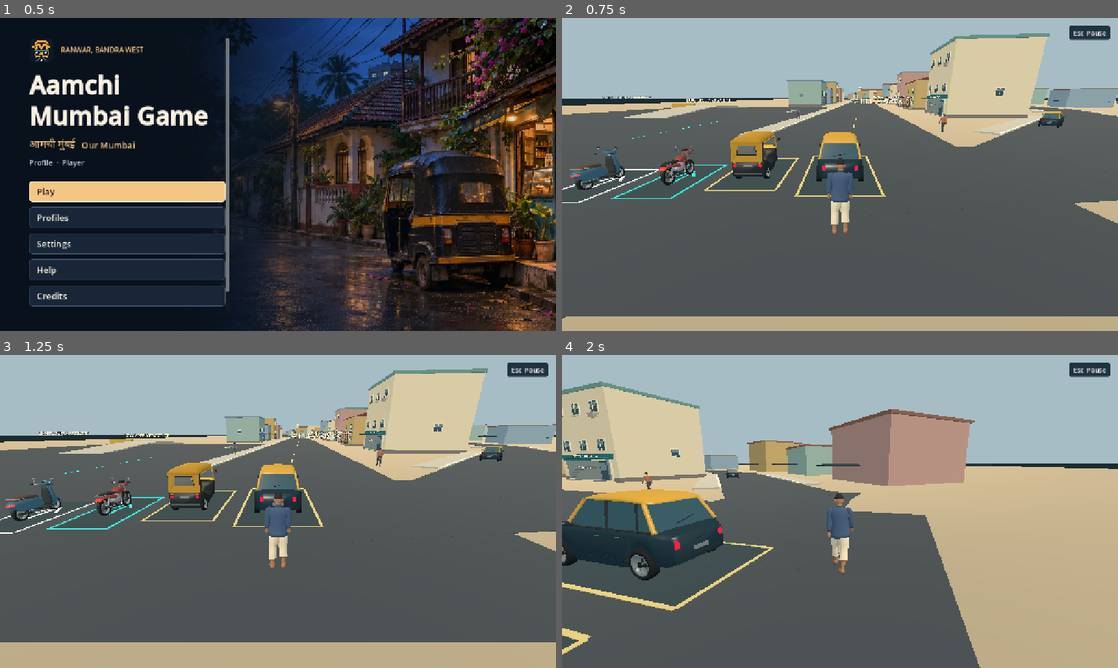
Above: before the commit, frames 1-4 (two rows, left to right).
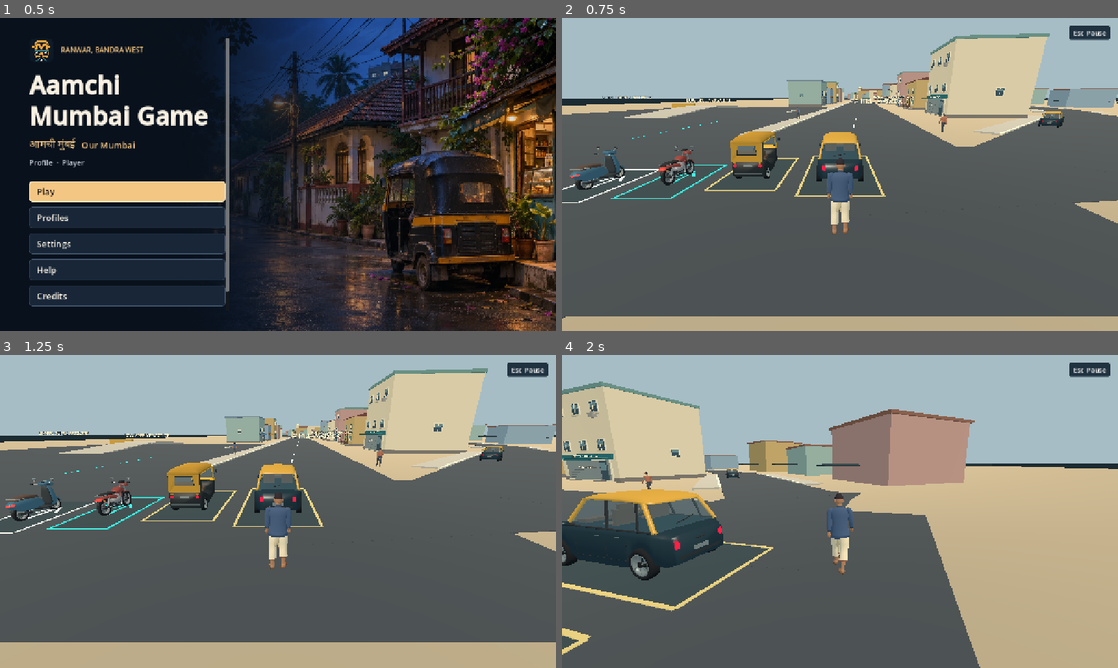
Above: after the commit, the same moments.

Repository: SutharLabs/Aamchi-Mumbai-Game
Game: Godot game, scene res://startup/startup.tscn
Same seed, same stepped clock (60 frames per second), same inputs: the game is played once before the commit and once after it.
Inputs (mouse positions are in pixels of both pictures, inside the frame that each line leads up to):
- Up to frame 1 (0.5 s): no input
- Up to frame 2 (0.75 s): click "Play" at 0.5 s
- Up to frame 3 (1.25 s): no input
- Up to frame 4 (2 s): tap Enter at 1.25 s; move the mouse to (867, 511) at 1.27 s; hold W (move_forward) from 1.28 s (still down); tap E (interact) at 1.35 s; click (867, 511) at 1.42 s

Frame 1 is identical in both runs. In frame 2, less than 0.1% of the frame differs, in the area x 46-90%, y 30-46%; in frame 3, 0.1%; in frame 4, 1.2%, in the area x 1-32%, y 36-55%.

Commit message:
Use Indian hatchback controls and document Ranwar map fidelity

Diff:
--- a/prototype/phase1.gd
+++ b/prototype/phase1.gd
@@ -265,8 +265,8 @@
 
 func _find_exit(vehicle: Vehicle) -> Vector3:
 	var space := get_world_3d().direct_space_state
-	for side in [-1.0, 1.0]:
-		var candidate := vehicle.global_position + vehicle.global_basis.x * (vehicle.exit_side_offset * float(side))
+	for side: float in [vehicle.preferred_exit_side, -vehicle.preferred_exit_side]:
+		var candidate := vehicle.global_position + vehicle.global_basis.x * (vehicle.exit_side_offset * side)
 		var ray := PhysicsRayQueryParameters3D.create(candidate + Vector3.UP * 1.1, candidate - Vector3.UP * 1.0, 1)
 		var ground := space.intersect_ray(ray)
 		if ground.is_empty():
--- a/prototype/tests/phase1_smoke.gd
+++ b/prototype/tests/phase1_smoke.gd
@@ -43,20 +43,23 @@
 	await _hold(&"move_back", 30)
 	_expect(game.car.position.z > stopped.z + 0.45, "car reverses after stopping")
 	await _hold(&"brake", 35)
+	var preferred_exit: Vector3 = game._find_exit(game.car)
+	var side_axis: Vector3 = game.car.global_basis.x
+	_expect(preferred_exit.is_finite() and (preferred_exit - game.car.position).dot(side_axis) > 1.0,
+		"car prefers the right driver side when clear")
 	var left := _block_exit(-1.0)
 	var right := _block_exit(1.0)
 	await _frames(3)
 	await _tap(&"interact")
 	_expect(game.driving, "occupied exit spaces keep the player in the car")
-	right.queue_free()
+	left.queue_free()
 	await _frames(3)
 	await _tap(&"interact")
 	_expect(not game.driving and game.player.visible and not game.car.driver_active, "exit transfers back to walking")
 	_expect(game.player.visual.animation_player.active and game.player.visual.animation_player.current_animation == &"idle", "exiting resumes on-foot idle")
 	var exit_delta: Vector3 = game.player.position - game.car.position
-	var side_axis: Vector3 = game.car.global_basis.x
-	_expect(exit_delta.dot(side_axis) > 1.0, "second-side exit succeeds when first side is blocked")
-	left.queue_free()
+	_expect(exit_delta.dot(side_axis) < -1.0, "car uses the left exit when the right side is blocked")
+	right.queue_free()
 	await _tap(&"recover")
 	_expect(not game.driving and absf(game.car.position.z) < 0.1 and absf(game.player.position.z - 5.0) < 0.1, "reset restores both actors")
 	_check_route_clearance()
--- a/prototype/vehicle/phase1_car.gd
+++ b/prototype/vehicle/phase1_car.gd
@@ -11,6 +11,7 @@
 	name = "Phase1Car"
 	vehicle_label = "Car"
 	exit_side_offset = 1.48
+	preferred_exit_side = 1.0
 	follow_distance = 6.9
 	_build_collision(Vector3(1.64, 0.92, 3.8), Vector3(0.0, -0.04, 0.0))
 	_build_bodywork()
@@ -22,9 +23,9 @@
 	paint.metallic = 0.12
 	var roof := _material(Color("cc9b3e"))
 	roof.roughness = 0.41
-	var glass := _material(Color("355460"))
+	var glass := _material(Color("63879745"))
 	glass.roughness = 0.22
-	glass.cull_mode = BaseMaterial3D.CULL_DISABLED
+	glass.transparency = BaseMaterial3D.TRANSPARENCY_ALPHA
 	var trim := _material(Color("23282c"))
 	var satin := _material(Color("7c888b"))
 	satin.metallic = 0.24
@@ -48,6 +49,7 @@
 		section_rings.append(_body_ring(z, width, rocker, shoulder))
 	BodyMesh.loft(self, "WheelArchedBody", section_rings, paint)
 	_build_cabin(roof, glass, trim)
+	_build_cabin_interior()
 	_build_fascias(trim, satin)
 	for side: float in [-1.0, 1.0]:
 		_build_door_details(side, paint, trim, satin)
@@ -73,8 +75,8 @@
 	var hatch_top := Vector3(0.609, 0.991, 1.230)
 	var left := Vector3(-1.0, 1.0, 1.0)
 	var panes: Array[PackedVector3Array] = [
-		PackedVector3Array([windscreen_low * left, windscreen_top * left, windscreen_top, windscreen_low]),
-		PackedVector3Array([hatch_low, hatch_top, hatch_top * left, hatch_low * left]),
+		PackedVector3Array([windscreen_low, windscreen_top, windscreen_top * left, windscreen_low * left]),
+		PackedVector3Array([hatch_low * left, hatch_top * left, hatch_top, hatch_low]),
 	]
 	for side: float in [-1.0, 1.0]:
 		var mirror := Vector3(side, 1.0, 1.0)
@@ -102,6 +104,36 @@
 	BodyMesh.bar(self, "RearWiper", Vector3(-0.23, 0.539, 1.527), Vector3(0.204, 0.627, 1.475), 0.010, trim)
 
 
+func _build_cabin_interior() -> void:
+	# Local +X is the driver's right when facing forward along -Z.
+	var surface := SurfaceTool.new()
+	surface.begin(Mesh.PRIMITIVE_TRIANGLES)
+	var block := BoxMesh.new()
+	block.size = Vector3(1.18, 0.15, 0.26)
+	surface.append_from(block, 0, Transform3D(Basis.IDENTITY, Vector3(0.0, 0.48, -0.75)))
+	for side: float in [-1.0, 1.0]:
+		var seat_x := side * 0.35
+		block.size = Vector3(0.43, 0.11, 0.42)
+		surface.append_from(block, 0, Transform3D(Basis.IDENTITY, Vector3(seat_x, 0.45, 0.08)))
+		block.size = Vector3(0.43, 0.38, 0.11)
+		surface.append_from(block, 0, Transform3D(Basis(Vector3.RIGHT, 0.13), Vector3(seat_x, 0.63, 0.25)))
+		block.size = Vector3(0.25, 0.12, 0.10)
+		surface.append_from(block, 0, Transform3D(Basis.IDENTITY, Vector3(seat_x, 0.86, 0.28)))
+
+	block.size = Vector3(0.08, 0.095, 0.13)
+	surface.append_from(block, 0, Transform3D(Basis.IDENTITY, Vector3(0.35, 0.585, -0.622)))
+	var wheel := TorusMesh.new()
+	wheel.inner_radius = 0.134
+	wheel.outer_radius = 0.170
+	wheel.rings = 12
+	wheel.ring_segments = 6
+	var steering_pose := Transform3D(Basis(Vector3.RIGHT, 1.25), Vector3(0.35, 0.64, -0.57))
+	surface.append_from(wheel, 0, steering_pose)
+	block.size = Vector3(0.28, 0.035, 0.032)
+	surface.append_from(block, 0, steering_pose)
+	BodyMesh.part(self, "RightHandDriveInterior", surface.commit(), _material(Color("514943")))
+
+
 func _roof_ring(z: float, half_width: float, bottom: float, crown: float) -> PackedVector3Array:
 	return PackedVector3Array([
 		Vector3(-half_width, bottom, z), Vector3(-half_width, lerpf(bottom, crown, 0.40), z),
--- a/prototype/vehicle/phase1_vehicle.gd
+++ b/prototype/vehicle/phase1_vehicle.gd
@@ -21,6 +21,7 @@
 var vehicle_label: String = "Vehicle"
 var is_two_wheeler: bool = false
 var exit_side_offset: float = 1.48
+var preferred_exit_side: float = -1.0
 var follow_distance: float = 6.9
 var steering_full_speed: float = 3.0
 var high_speed_steering_factor: float = 0.55
--- a/prototype/world/phase1_world.gd
+++ b/prototype/world/phase1_world.gd
@@ -100,7 +100,7 @@
 		"mint": Color("93aba0"), "rose": Color("b58e83"),
 		"blue": Color("879da9"), "gully": Color("6a9e98"),
 		"bay": Color("344247"), "bay_cyan": Color("32d7d2"),
-		"bay_white": Color("f1ede2")
+		"white_paint": Color("f1ede2")
 	}
 	for key: String in colors:
 		var material := StandardMaterial3D.new()
@@ -177,7 +177,7 @@
 			if width >= 10.0:
 				var distance := 5.0
 				while distance < length-4.0:
-					_strip("CenterDash",from+along*distance,from+along*minf(distance+3.0,length),0.14,0.008,0.024,"paint",false)
+					_strip("CenterDash",from+along*distance,from+along*minf(distance+3.0,length),0.14,0.008,0.024,"white_paint",false)
 					distance += 10.0
 		# Junction pads cover small polyline corner gaps without a navigation mesh.
 		for point: Vector3 in points:
@@ -343,7 +343,7 @@
 	_paint_vehicle_bay("CarBay",VEHICLE_START,2.8,5.4,"paint")
 	_paint_vehicle_bay("AutoBay",RICKSHAW_START,2.4,4.4,"paint")
 	_paint_vehicle_bay("MotorcycleBay",MOTORCYCLE_START,1.8,3.8,"bay_cyan")
-	_paint_vehicle_bay("ScooterBay",SCOOTER_START,1.7,3.4,"bay_white")
+	_paint_vehicle_bay("ScooterBay",SCOOTER_START,1.7,3.4,"white_paint")
 	_label("RANWAR / BANDRA WEST",Vector3(9.2,3.2,-32.0))
 	# Sparse painted training guide only; no new maneuver obstacles or route changes.
 	for index in range(5):
Not shown, changed: AGENTS.md
Not shown, changed: docs/PHASE_PROGRESS.md
